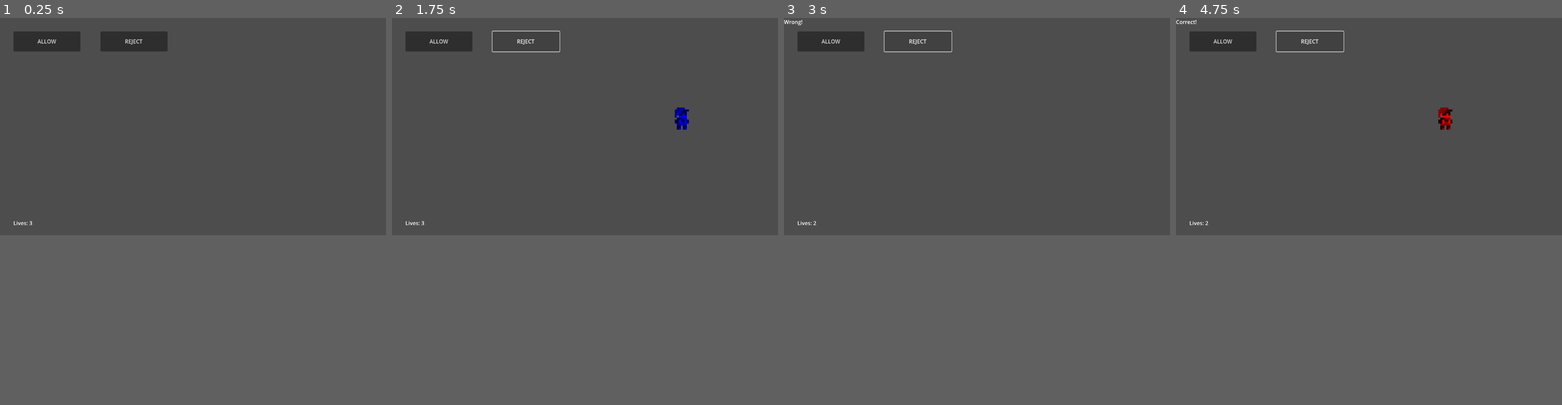
Above: before the commit, frames 1-4 (left to right).
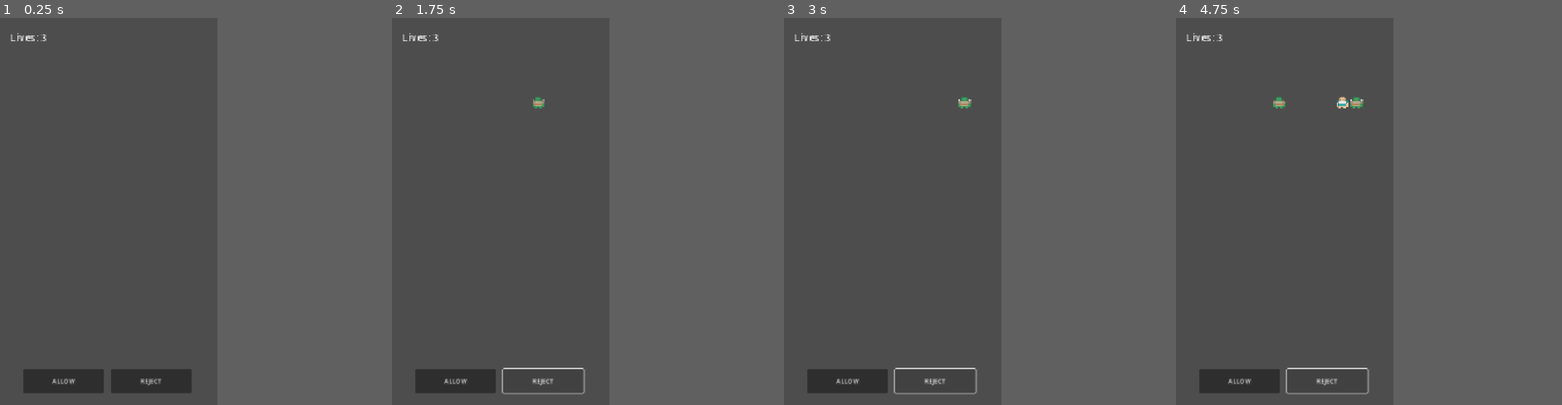
Above: after the commit, the same moments.

Repository: sotheaseng/bouncer-bot
Game: Godot game, scene res://bouncer_bot.tscn
Two runs of this game, one before a commit and one after it. Both use one fixed random seed, a clock stepped at 60 frames per second and the inputs below.
Inputs:
- Up to frame 1 (0.25 s): no input
- Up to frame 2 (1.75 s): click "ALLOW" at 0.5 s; click "REJECT" at 1.25 s
- Up to frame 3 (3 s): click "ALLOW" at 2 s; click "REJECT" at 2.75 s
- Up to frame 4 (4.75 s): click "ALLOW" at 3.5 s; click "REJECT" at 4.25 s
In our replay, the window is 799x449 before the commit and 450x800 after it. These sizes can differ from the game's own. Grey fills any space a smaller window leaves; there, only what the larger window draws over its background counts as a difference.

The runs differ from the first frame. In frame 1, 4.2% of the frame differs, in the area x 2-50%, y 3-97%; in frame 2, 2.7%; in frame 3, 2.6%; in frame 4, 2.9%.
Error after the commit: Invalid access to property or key 'has_red' on a base object of type 'Node2D (character.gd)'. (res://bouncer_bot.gd:83)

Commit message:
Add character randomization and change orientation to mobile

Diff:
--- a/bouncer_bot.gd
+++ b/bouncer_bot.gd
@@ -1,54 +1,37 @@
 extends Node2D
 
-# ==================================================
-# CONFIG
-# ==================================================
 var character_scene: PackedScene = preload("res://character.tscn")
 
-@export var entry_x: float = -120.0
-@export var queue_start_x: float = 900.0
-@export var queue_y: float = 300.0
-@export var queue_spacing: float = 70.0
+@export var entry_x := -120.0
+@export var queue_start_x := 900.0
+@export var queue_y := 420.0
+@export var queue_spacing := 70.0
 
-@export var base_spawn_interval: float = 1.5
-@export var spawn_speed_increase: float = 0.15
-@export var min_spawn_interval: float = 0.4
+@export var base_spawn_interval := 1.5
+@export var spawn_speed_increase := 0.15
+@export var min_spawn_interval := 0.4
 
-const CHARACTERS_PER_LEVEL: int = 25
-const MAX_QUEUE_SIZE: int = 10
+const CHARACTERS_PER_LEVEL := 25
+const MAX_QUEUE_SIZE := 10
 
-# ==================================================
-# STATE
-# ==================================================
 var queue: Array = []
-var lives: int = 3
-var level: int = 1
-var processed_count: int = 0
-var spawn_interval: float
-var game_over: bool = false
+var lives := 3
+var level := 1
+var processed_count := 0
+var spawn_interval := 1.5
+var game_over := false
 
-# ==================================================
-# UI REFERENCES
-# ==================================================
 @onready var feedback_label: Label = $FeedbackLabel
 @onready var lives_label: Label = $LivesLabel
 @onready var allow_button: Button = $AllowButton
 @onready var block_button: Button = $BlockButton
 
-
-# ==================================================
-# LIFECYCLE
-# ==================================================
 func _ready() -> void:
 	randomize()
 	spawn_interval = base_spawn_interval
 	update_lives_ui()
 	start_spawn_loop()
 
-
-# ==================================================
-# SPAWN LOOP
-# ==================================================
 func start_spawn_loop() -> void:
 	while true:
 		await get_tree().create_timer(spawn_interval).timeout
@@ -56,90 +39,57 @@
 		if game_over:
 			return
 
-		if queue.size() > MAX_QUEUE_SIZE:
+		if queue.size() >= MAX_QUEUE_SIZE:
 			trigger_game_over()
 			return
 
 		spawn_character()
 
-
-# ==================================================
-# SPAWNING
-# ==================================================
 func spawn_character() -> void:
 	var character = character_scene.instantiate()
 	add_child(character)
 
-	# Start off-screen (left)
 	character.global_position = Vector2(entry_x, queue_y)
-
-	# Assign traits
-	if randf() < 0.5:
-		character.traits["color"] = "red"
-	else:
-		character.traits["color"] = "blue"
-
-	character.apply_traits()
 
 	queue.append(character)
 	update_queue_positions()
 
-
-# ==================================================
-# QUEUE POSITIONING + ANIMATION
-# ==================================================
 func update_queue_positions() -> void:
 	for i in queue.size():
-		var target_position = Vector2(
+		var target := Vector2(
 			queue_start_x - i * queue_spacing,
 			queue_y
 		)
-		animate_character_to(queue[i], target_position)
+		animate_character_to(queue[i], target)
 
+func animate_character_to(character: CanvasItem, target: Vector2) -> void:
+	var tween := get_tree().create_tween()
+	tween.tween_property(character, "global_position", target, 0.3)
 
-func animate_character_to(character: CanvasItem, target_position: Vector2) -> void:
-	var tween = get_tree().create_tween()
-	tween.tween_property(
-		character,
-		"global_position",
-		target_position,
-		0.3
-	).set_trans(Tween.TRANS_SINE).set_ease(Tween.EASE_OUT)
-
-
-# ==================================================
-# INPUT
-# ==================================================
 func _on_allow_button_pressed() -> void:
 	process_decision(true)
-
 
 func _on_block_button_pressed() -> void:
 	process_decision(false)
 
-
-# ==================================================
-# UI
-# ==================================================
 func update_lives_ui() -> void:
 	lives_label.text = "Lives: %d" % lives
 
-
-# ==================================================
-# GAME LOGIC
-# ==================================================
 func process_decision(allowed: bool) -> void:
-	if game_over:
-		return
-	if queue.is_empty():
+	if game_over or queue.is_empty():
 		return
 
 	var front = queue[0]
-	var is_red: bool = front.traits["color"] == "red"
+	var is_invalid: bool = front.has_red
 
-	if allowed and is_red:
-		feedback_label.text = "Correct!"
-	elif not allowed and not is_red:
+	var correct := false
+
+	if allowed and not is_invalid:
+		correct = true
+	elif not allowed and is_invalid:
+		correct = true
+
+	if correct:
 		feedback_label.text = "Correct!"
 	else:
 		feedback_label.text = "Wrong!"
@@ -156,32 +106,18 @@
 	if lives <= 0:
 		trigger_game_over()
 
-
-# ==================================================
-# LEVEL SYSTEM
-# ==================================================
 func check_level_up() -> void:
 	if processed_count >= CHARACTERS_PER_LEVEL:
 		level += 1
 		processed_count = 0
-
-		# Reset lives for new level
 		lives = 3
 		update_lives_ui()
-
 		increase_difficulty()
 
 func increase_difficulty() -> void:
-	spawn_interval = max(
-		min_spawn_interval,
-		spawn_interval - spawn_speed_increase
-	)
+	spawn_interval = max(min_spawn_interval, spawn_interval - spawn_speed_increase)
 	feedback_label.text = "LEVEL %d!" % level
 
-
-# ==================================================
-# GAME OVER
-# ==================================================
 func trigger_game_over() -> void:
 	game_over = true
 	feedback_label.text = "GAME OVER"
--- a/bouncer_bot.tscn
+++ b/bouncer_bot.tscn
@@ -1,26 +1,37 @@
-[gd_scene load_steps=3 format=3 uid="uid://b2qpnjheg2xot"]
+[gd_scene load_steps=4 format=3 uid="uid://b2qpnjheg2xot"]
 
 [ext_resource type="Script" uid="uid://dbj5rk08mr8t1" path="res://bouncer_bot.gd" id="1_f8b30"]
 [ext_resource type="PackedScene" uid="uid://bgcxx1qo04om1" path="res://character.tscn" id="2_f8b30"]
+[ext_resource type="Texture2D" uid="uid://dlnmjdvonu3ji" path="res://Cyberpunk platformer - World starter/background/parallax_background_layer_6.png" id="2_r2k5v"]
 
 [node name="Node2D" type="Node2D"]
 script = ExtResource("1_f8b30")
 
+[node name="Background2" type="Sprite2D" parent="."]
+visible = false
+texture_filter = 1
+position = Vector2(499, 950)
+scale = Vector2(6.705124, 6.8159723)
+texture = ExtResource("2_r2k5v")
+
 [node name="Character" parent="." instance=ExtResource("2_f8b30")]
 visible = false
+position = Vector2(801.48, 488.4)
 
 [node name="AllowButton" type="Button" parent="."]
-offset_left = 40.0
-offset_top = 40.0
-offset_right = 240.0
-offset_bottom = 100.0
+offset_left = 116.0
+offset_top = 1741.0
+offset_right = 316.0
+offset_bottom = 1801.0
+scale = Vector2(2, 2)
 text = "ALLOW"
 
 [node name="BlockButton" type="Button" parent="."]
-offset_left = 300.0
-offset_top = 40.0
-offset_right = 500.0
-offset_bottom = 100.0
+offset_left = 552.0
+offset_top = 1741.0
+offset_right = 752.0
+offset_bottom = 1801.0
+scale = Vector2(2, 2)
 text = "REJECT"
 
 [node name="RuleLabel" type="Label" parent="."]
@@ -32,10 +43,12 @@
 offset_bottom = 23.0
 
 [node name="LivesLabel" type="Label" parent="."]
-offset_left = 40.0
-offset_top = 600.0
-offset_right = 80.0
-offset_bottom = 623.0
+texture_filter = 1
+offset_left = 51.0
+offset_top = 59.0
+offset_right = 108.0
+offset_bottom = 82.0
+scale = Vector2(3.2, 3.2)
 text = "Lives: 3"
 
 [connection signal="pressed" from="AllowButton" to="." method="_on_allow_button_pressed"]
--- a/character.gd
+++ b/character.gd
@@ -1,17 +1,77 @@
 extends Node2D
 
-@onready var sprite: Sprite2D = $Sprite2D
+@onready var body: Sprite2D = $Body
+@onready var pants: Sprite2D = $Pants
+@onready var shirt: Sprite2D = $Shirt
 
-var traits := {
-	"color": "red"
-}
+# =============================
+# SPRITESHEET CONFIG
+# =============================
+const TILE_SIZE: int = 16
+const MARGIN: int = 1
+
+# =============================
+# BODY: rows 1–4, cols 1–2
+# =============================
+const BODY_ROWS := [1, 2, 3, 4]
+const BODY_COLS := [1, 2]
+
+# =============================
+# PANTS: column 4, rows 1–9
+# =============================
+const PANTS_COL := 4
+const PANTS_ROWS := [1,2,3,4,5,6,7,8,9]
+
+# =============================
+# SHIRTS: rows 1–10, cols 6–17
+# =============================
+const SHIRT_ROWS := [1,2,3,4,5,6,7,8,9,10]
+const SHIRT_COLS := [
+	6,7,8,9,10,11,12,13,14,15,16,17
+]
 
 func _ready() -> void:
-	apply_traits()
+	randomize()
+	randomize_character()
 
-func apply_traits() -> void:
-	match traits["color"]:
-		"red":
-			sprite.modulate = Color.RED
-		"blue":
-			sprite.modulate = Color.BLUE
+# =============================
+# CHARACTER RANDOMIZATION
+# =============================
+func randomize_character() -> void:
+	randomize_body()
+	randomize_pants()
+	randomize_shirt()
+
+# =============================
+# BODY
+# =============================
+func randomize_body() -> void:
+	var row: int = BODY_ROWS.pick_random()
+	var col: int = BODY_COLS.pick_random()
+	apply_region(body, row, col)
+
+# =============================
+# PANTS
+# =============================
+func randomize_pants() -> void:
+	var row: int = PANTS_ROWS.pick_random()
+	apply_region(pants, row, PANTS_COL)
+
+# =============================
+# SHIRT
+# =============================
+func randomize_shirt() -> void:
+	var row: int = SHIRT_ROWS.pick_random()
+	var col: int = SHIRT_COLS.pick_random()
+	apply_region(shirt, row, col)
+
+# =============================
+# REGION HELPER
+# =============================
+func apply_region(sprite: Sprite2D, row: int, col: int) -> void:
+	var x: int = MARGIN + (col - 1) * (TILE_SIZE + MARGIN)
+	var y: int = MARGIN + (row - 1) * (TILE_SIZE + MARGIN)
+
+	sprite.region_enabled = true
+	sprite.region_rect = Rect2(x, y, TILE_SIZE, TILE_SIZE)
+	sprite.visible = true
--- a/character.tscn
+++ b/character.tscn
@@ -1,12 +1,33 @@
 [gd_scene load_steps=3 format=3 uid="uid://bgcxx1qo04om1"]
 
 [ext_resource type="Script" uid="uid://cpandy24b2rc8" path="res://character.gd" id="1_glpr6"]
-[ext_resource type="Texture2D" uid="uid://my1p3opop70n" path="res://tiny-people/mono_character.png" id="2_pjt0s"]
+[ext_resource type="Texture2D" uid="uid://b3px4tjv5d0lu" path="res://kenney_roguelike-characters/Spritesheet/roguelikeChar_transparent.png" id="2_pjt0s"]
 
 [node name="Character" type="Node2D"]
 script = ExtResource("1_glpr6")
 
-[node name="Sprite2D" type="Sprite2D" parent="."]
+[node name="Body" type="Sprite2D" parent="."]
 texture_filter = 1
-scale = Vector2(6, 6)
+scale = Vector2(4, 4)
 texture = ExtResource("2_pjt0s")
+region_enabled = true
+region_rect = Rect2(17, 2, 16, 14)
+
+[node name="Pants" type="Sprite2D" parent="."]
+scale = Vector2(4, 4)
+
+[node name="Shirt" type="Sprite2D" parent="."]
+visible = false
+texture_filter = 1
+scale = Vector2(4, 4)
+texture = ExtResource("2_pjt0s")
+region_enabled = true
+region_rect = Rect2(272, 57, 16, 7)
+
+[node name="Shoes" type="Sprite2D" parent="."]
+visible = false
+scale = Vector2(4, 4)
+
+[node name="Hair" type="Sprite2D" parent="."]
+visible = false
+scale = Vector2(4, 4)
--- a/project.godot
+++ b/project.godot
@@ -14,3 +14,11 @@
 run/main_scene="uid://b2qpnjheg2xot"
 config/features=PackedStringArray("4.5", "Forward Plus")
 config/icon="res://icon.svg"
+
+[display]
+
+window/size/viewport_width=1080
+window/size/viewport_height=1920
+window/size/resizable=false
+window/stretch/mode="canvas_items"
+window/handheld/orientation=1
Not shown, added: Cyberpunk platformer - World starter/License.txt
Binary file added: Cyberpunk platformer - World starter/background/parallax_background_layer_1.png
Not shown, added: Cyberpunk platformer - World starter/background/parallax_background_layer_1.png.import
Binary file added: Cyberpunk platformer - World starter/background/parallax_background_layer_2.png
Not shown, added: Cyberpunk platformer - World starter/background/parallax_background_layer_2.png.import
Binary file added: Cyberpunk platformer - World starter/background/parallax_background_layer_3.png
Not shown, added: Cyberpunk platformer - World starter/background/parallax_background_layer_3.png.import
Binary file added: Cyberpunk platformer - World starter/background/parallax_background_layer_4.png
Not shown, added: Cyberpunk platformer - World starter/background/parallax_background_layer_4.png.import
Binary file added: Cyberpunk platformer - World starter/background/parallax_background_layer_5.png
Not shown, added: Cyberpunk platformer - World starter/background/parallax_background_layer_5.png.import
Binary file added: Cyberpunk platformer - World starter/background/parallax_background_layer_6.png
(and 232 more such lines)
